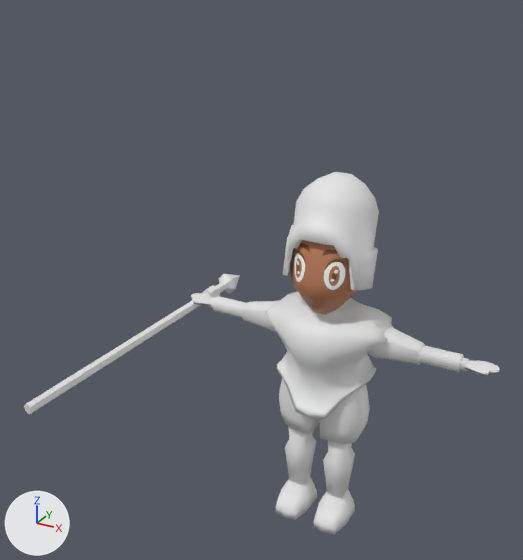
The Blender file characters.blend as it was, and as the next commit left it.
One viewpoint serves both versions: a 50 mm lens placed at (10.4, -24.1, 22.8), pointed at (-1.5, -2.4, 11.9). Arrows for +X, +Y and +Z are at lower left; the lights stay in place.
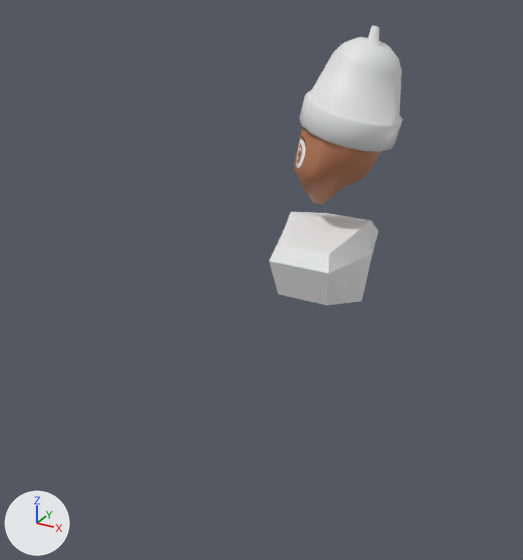
What differs and where, as boxes [x1, y1, x2, y2] in the pictures (523 x 560 px):
```json
{"object": "Cube.006", "change": "deleted", "before": [265, 292, 394, 420]}
{"object": "Cylinder.012", "change": "added", "after": [299, 25, 403, 152]}
{"object": "Cube.008", "change": "added", "after": [269, 212, 378, 305]}
{"object": "Plane", "change": "moved, turned", "before": [290, 240, 374, 315], "after": [293, 127, 382, 204]}
{"object": "Cylinder.010", "change": "deleted", "before": [283, 172, 379, 290]}
{"object": "Cube.011", "change": "deleted", "before": [276, 427, 355, 535]}
{"object": "Cube.009", "change": "deleted", "before": [191, 293, 499, 376]}
{"object": "Cube.007", "change": "deleted", "before": [279, 379, 370, 444]}
{"object": "Cylinder.011", "change": "deleted", "before": [24, 274, 240, 414]}
```

The change, as JSON lines over the scene's bpy script:
```json
{"op": "add", "block": "mat_material", "code": ["mat_material = principled_material('Material')", "mat_material.base_color = (0.8, 0.8, 0.8)  # white #e7e7e7", "mat_material.roughness = 0.4"]}
{"op": "add", "block": "me_cube_003", "code": ["me_cube_003 = bpy.data.meshes.new('Cube.003')", "me_cube_003.from_pydata(...)  # 30 vertices, 28 faces; spans x -1.57..1.86, y -1.19..1.19, z -1.57..1.57"]}
{"op": "add", "block": "me_cylinder_008", "code": ["me_cylinder_008 = bpy.data.meshes.new('Cylinder.008')", "me_cylinder_008.from_pydata(...)  # 176 vertices, 161 faces; spans x -1.46..1.46, y -1.46..1.46, z -1.11..1.95", "me_cylinder_008.polygons.foreach_set('use_smooth', [True] * 161)", "me_cylinder_008.materials.append(mat_material)  # its picture is missing"]}
{"op": "set", "path": "ob_plane.location", "old": "(0.0, -0.65, 11.63)", "new": "(-0.67, -0.16, 16.13)"}
{"op": "set", "path": "ob_plane.rotation_euler", "old": "(1.706, 0.0, 0.0)", "new": "(1.706, 0.0, -1.475)", "note": "degrees (98, 0, 0) -> degrees (98, 0, -85)"}
{"op": "remove", "block": "ob_cylinder_010", "code": ["ob_cylinder_010 = bpy.data.objects.new('Cylinder.010', me_cylinder_005)", "ob_cylinder_010.location = (-0.02, -0.43, 13.77)", "ob_cylinder_010.rotation_euler = (-0.244, 0.0, 0.0)  # degrees (-14, 0, 0)", "ob_cylinder_010.scale = (0.895, 0.876, 1.25)", "_m = ob_cylinder_010.modifiers.new('Solidify', 'SOLIDIFY')", "_m.thickness = 0.12"]}
{"op": "remove", "block": "ob_cube_006", "code": ["ob_cube_006 = bpy.data.objects.new('Cube.006', me_cube_002)", "ob_cube_006.location = (0.0, 0.48, 7.99)", "ob_cube_006.scale = (1.83, 0.866, 1.0)"]}
{"op": "remove", "block": "ob_cube_007", "code": ["ob_cube_007 = bpy.data.objects.new('Cube.007', me_cube_005)", "ob_cube_007.location = (0.0, 0.56, 7.08)", "ob_cube_007.scale = (1.67, 1.45, 1.67)"]}
{"op": "remove", "block": "ob_cube_011", "code": ["ob_cube_011 = bpy.data.objects.new('Cube.011', me_cube_012)", "ob_cube_011.location = (0.94, -0.12, 0.69)", "ob_cube_011.scale = (0.774, 0.774, 0.774)", "_m = ob_cube_011.modifiers.new('Mirror', 'MIRROR')", "_m.mirror_object = ob_cube_007"]}
{"op": "remove", "block": "ob_cube_009", "code": ["ob_cube_009 = bpy.data.objects.new('Cube.009', me_cube_014)", "ob_cube_009.location = (6.29, 0.62, 8.82)", "ob_cube_009.scale = (0.751, 0.401, 0.0877)", "_m = ob_cube_009.modifiers.new('Mirror', 'MIRROR')", "_m.mirror_object = ob_cube_006"]}
{"op": "remove", "block": "ob_cylinder_011", "code": ["ob_cylinder_011 = bpy.data.objects.new('Cylinder.011', me_cylinder_006)", "ob_cylinder_011.parent = ob_empty_002", "ob_cylinder_011.matrix_parent_inverse = Matrix(((-0.111, 0.964, -0.243, 3.666), (-0.992, -0.122, -0.0297, -3.381), (-0.0583, 0.238, 0.97, -7.99), (0.0, 0.0, 0.0, 1.0)))", "ob_cylinder_011.location = (0.392, -2.301, 8.516)", "ob_cylinder_011.rotation_euler = (1.571, 0.0, -1.571)  # degrees (90, 0, -90)", "ob_cylinder_011.scale = (0.22, 0.22, 5.75)"]}
{"op": "remove", "block": "ob_nurbspath", "code": "ob_nurbspath.parent = ob_cylinder_011"}
{"op": "add", "block": "ob_cube_008", "code": ["ob_cube_008 = bpy.data.objects.new('Cube.008', me_cube_003)", "ob_cube_008.location = (0.0, 0.0, 12.34)", "ob_cube_008.scale = (1.0, 2.08, 1.0)"]}
{"op": "add", "block": "ob_cylinder_012", "code": ["ob_cylinder_012 = bpy.data.objects.new('Cylinder.012', me_cylinder_008)", "ob_cylinder_012.location = (0.9, 0.09, 18.51)", "ob_cylinder_012.rotation_euler = (0.0, 0.252, 0.0)  # degrees (0, 14, 0)", "ob_cylinder_012.scale = (1.21, 1.21, 1.21)", "_m = ob_cylinder_012.modifiers.new('Solidify', 'SOLIDIFY')", "_m.thickness = 0.11"]}
```
